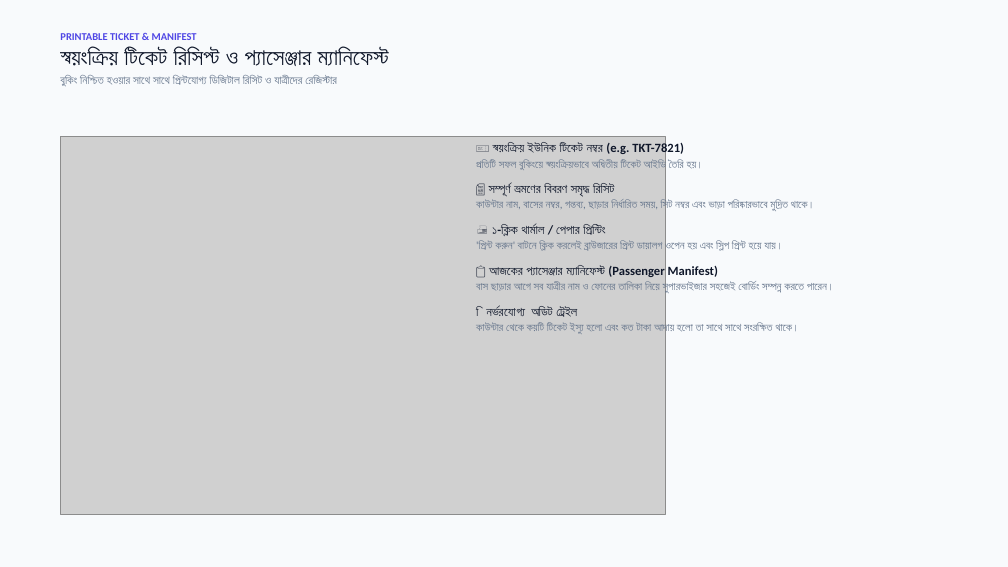
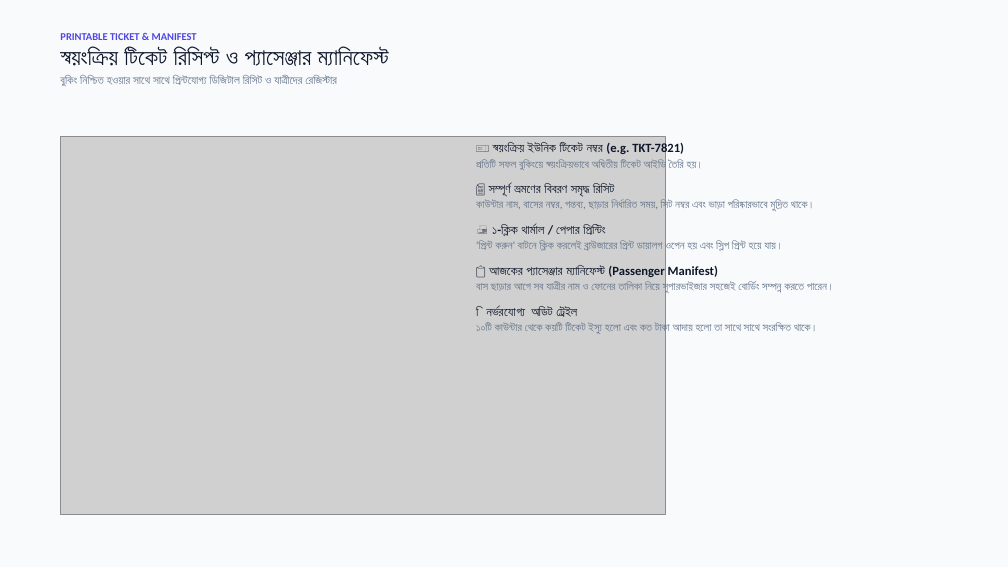
Before and after one commit to rayhanalshorif133/cental-bus-desk, a slide deck: slide 8 of Central_Bus_Management_System_Presentation.pptx. Drawn at 1008x567 pixels with LibreOffice and Linux fonts; fonts in the diff are those of the drawing; grey boxes stand for pictures. Boxes give left, top, right and bottom in pixels: in the first picture for what was removed or moved away, otherwise in the second. Text is boxed around its words. In the diff, an @@ line names an element or a change of style, - is before the commit and + after.

```diff
--- a/Central_Bus_Management_System_Presentation.pptx
+++ b/Central_Bus_Management_System_Presentation.pptx
@@ text at box(476, 323, 818, 335): text changed @@
-কাউন্টার থেকে কয়টি টিকেট ইস্যু হলো এবং কত টাকা আদায় হলো তা সাথে সাথে সংরক্ষিত থাকে।
+১০টি কাউন্টার থেকে কয়টি টিকেট ইস্যু হলো এবং কত টাকা আদায় হলো তা সাথে সাথে সংরক্ষিত থাকে।
```
Also in this commit, not shown: 6 other slides changed, 2 slides added, 11 other files.
